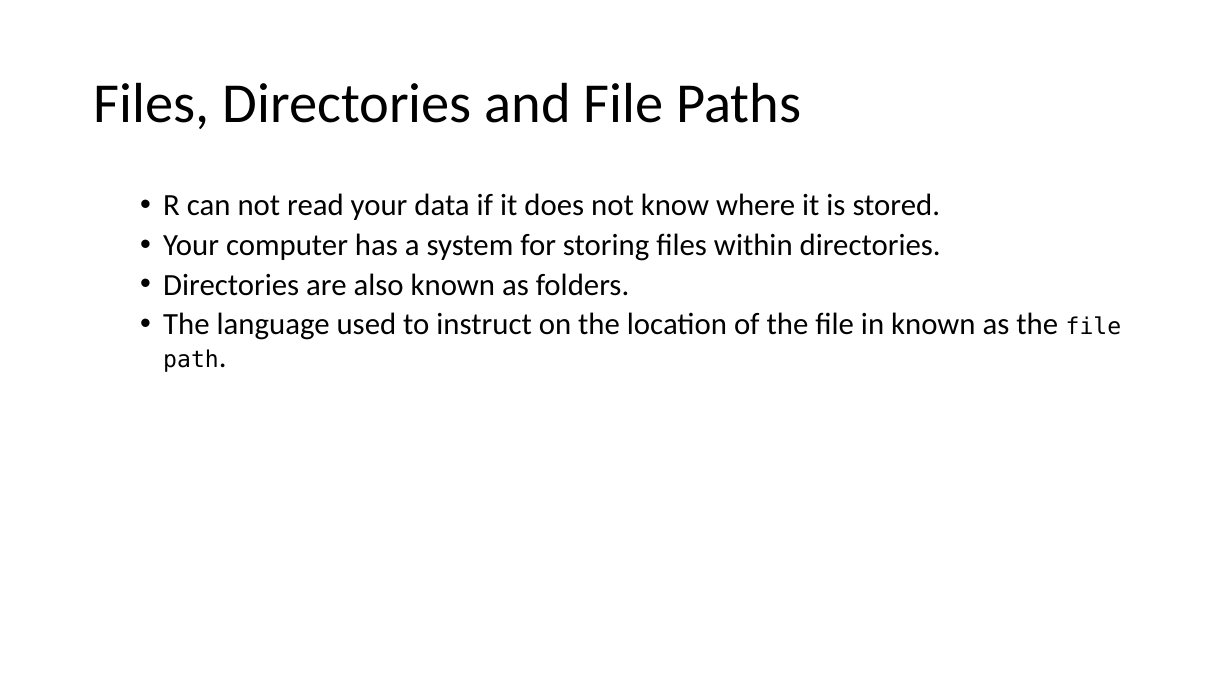
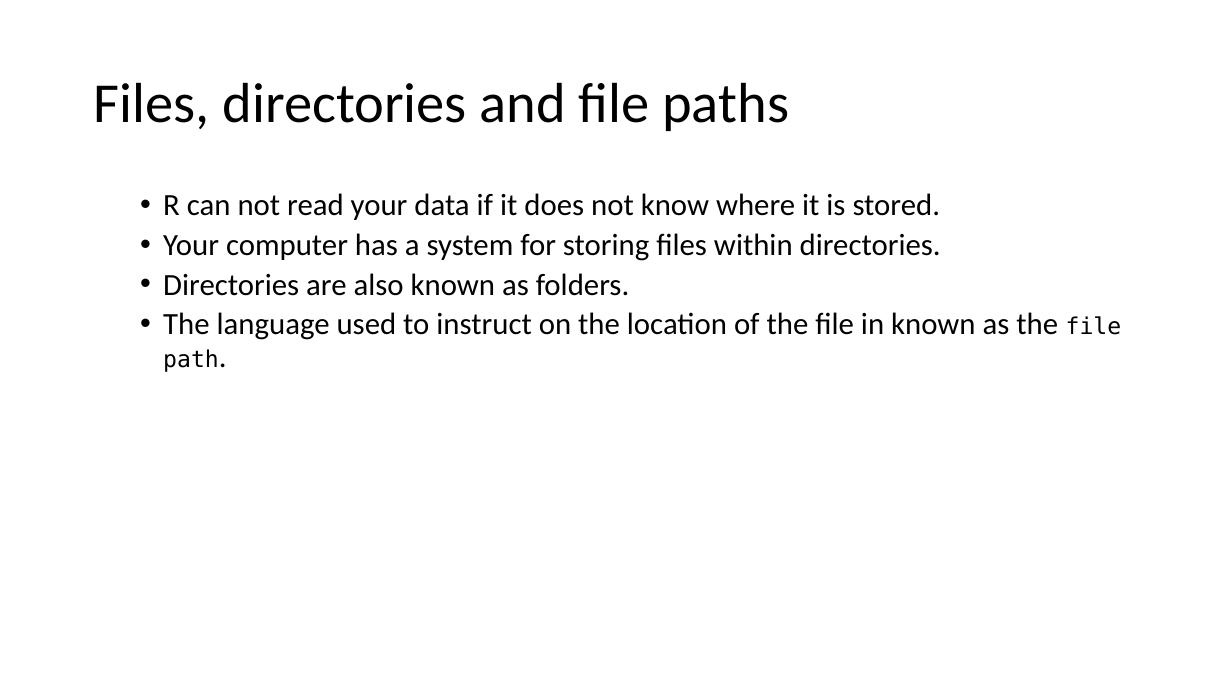
Before and after one commit to ClinicianCoders/ClinicianCoders, a slide deck: slide 7 of Workshops/Workshop3.pptx. Drawn at 1232x693 pixels with LibreOffice and Linux fonts; fonts in the diff are those of the drawing. Boxes give left, top, right and bottom in pixels: in the first picture for what was removed or moved away, otherwise in the second. Text is boxed around its words. In the diff, an @@ line names an element or a change of style, - is before the commit and + after.

```diff
--- a/Workshops/Workshop3.pptx
+++ b/Workshops/Workshop3.pptx
@@ title at <box>94,82,789,131</box>: text changed @@
-Files, Directories and File Paths
+Files, directories and file paths
```
Also in this commit, not shown: 1 other slide changed, 3 other files.
